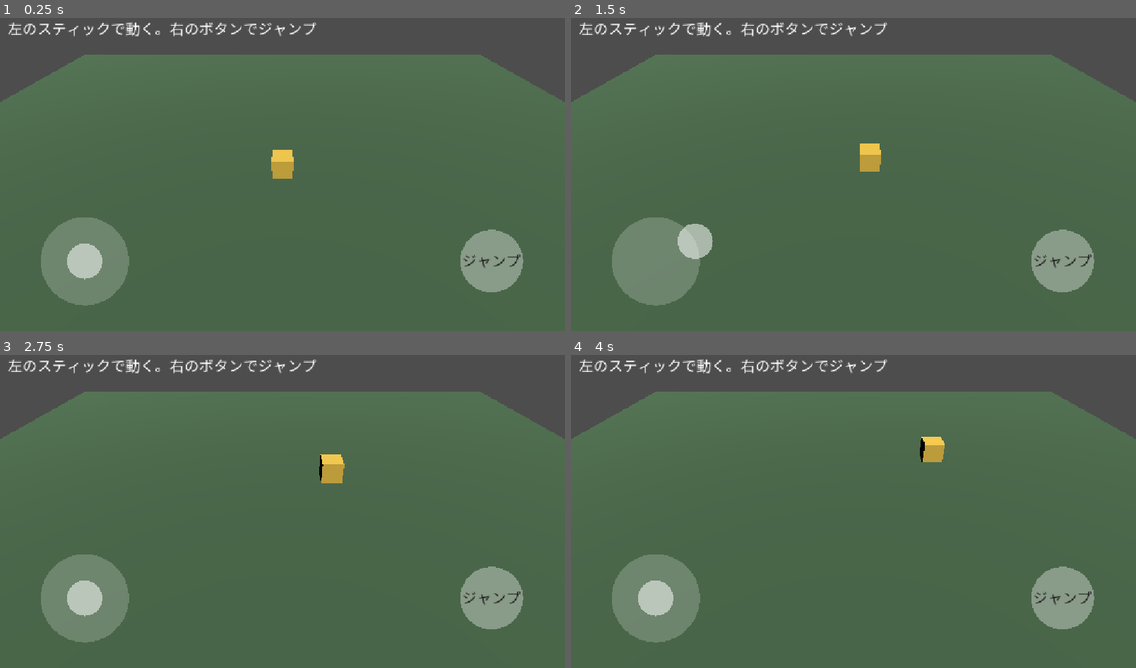
Above: before the commit, frames 1-4 (two rows, left to right).
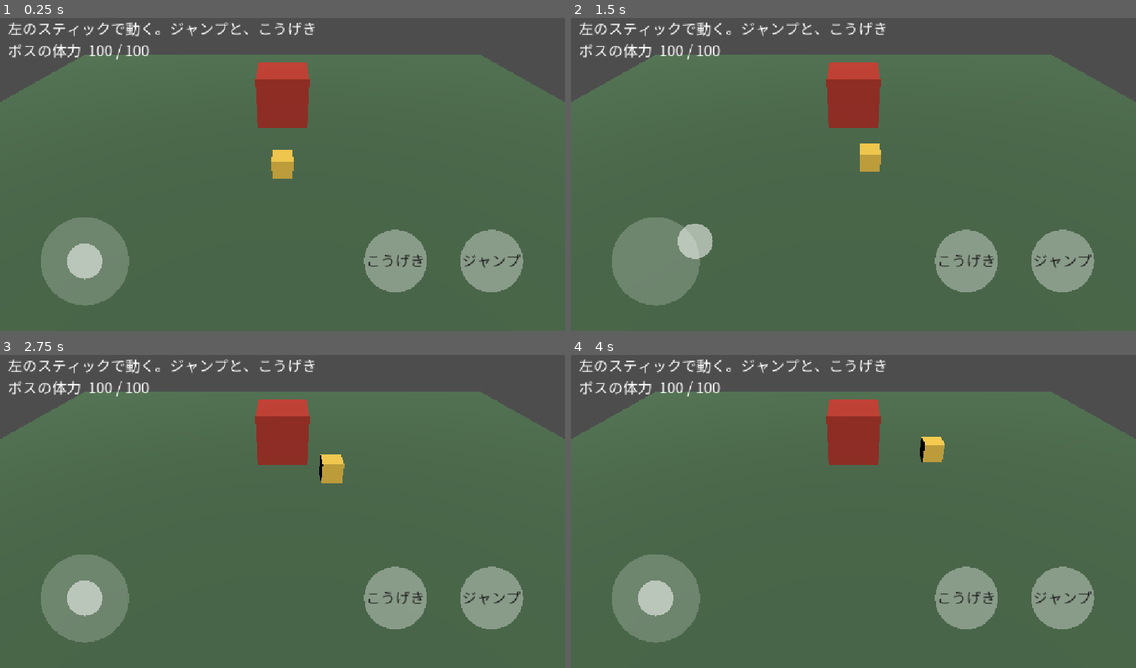
Above: after the commit, the same moments.

Repository: koyoy1016-gif/bigbusters-godot
Game: Godot game, scene res://scenes/prototype/stick_prototype.tscn
Same seed, same stepped clock (60 frames per second), same inputs: the game is played once before the commit and once after it. This scene is started directly instead of the project's main scene.
Inputs (mouse positions are in pixels of both pictures, inside the frame that each line leads up to):
- Up to frame 1 (0.25 s): no input
- Up to frame 2 (1.5 s): tap Enter at 0.5 s; move the mouse to (977, 155) at 0.52 s; tap 1 at 0.6 s; click (977, 155) at 0.67 s; drag from (740, 187) to (825, 237) at 1.27 s
- Up to frame 3 (2.75 s): move the mouse to (339, 439) at 2.02 s; tap 1 at 2.1 s; click (339, 439) at 2.17 s
- Up to frame 4 (4 s): drag from (825, 574) to (684, 461) at 2.77 s; move the mouse to (1023, 558) at 3.52 s; tap 1 at 3.6 s; click (1023, 558) at 3.67 s

The runs differ from the first frame. In frame 1, 4.4% of the frame differs, in the area x 1-76%, y 1-88%; in frame 2, 4.4%; in frame 3, 4.4%; in frame 4, 4.4%.

Commit message:
試作（2つ目）：ボスを置き、こうげきで当てる。体力が0で倒す
- ボス（仮の箱）、体力100、こうげきボタン、待ち時間、当たったときの色の変化
- ダメージの計算は scripts/combat/damage.gd の1か所
- テスト：Godot 全10本、Node 31項目（合格）

Co-Authored-By: Claude Haiku 5.5 <noreply@anthropic.com>
Claude-Session: https://claude.ai/code/session_01U5QjkxQPQVJ9bA9eQTVgJt

Diff:
--- a/data/prototype_stick.json
+++ b/data/prototype_stick.json
@@ -17,9 +17,23 @@
   "stick_radius_px": 90.0,
   "stick_dead_zone": 0.15,
   "button_center_frac": [0.87, 0.78],
+  "attack_center_frac": [0.7, 0.78],
   "button_radius_px": 64.0,
   "button_label": "ジャンプ",
-  "hint": "左のスティックで動く。右のボタンでジャンプ",
+  "attack_label": "こうげき",
+  "hint": "左のスティックで動く。ジャンプと、こうげき",
+  "boss_hp_label": "ボスの体力",
+  "win_text": "たおした",
+  "boss_hp": 100.0,
+  "boss_size": 3.0,
+  "boss_color": "#c0392b",
+  "boss_hit_color": "#ffffff",
+  "boss_position": [0.0, -6.0],
+  "attack_power": 10.0,
+  "attack_multiplier": 1.0,
+  "attack_reach": 2.0,
+  "attack_cooldown_sec": 0.4,
+  "hit_flash_sec": 0.15,
   "ui_font_path": "res://assets/fonts/NotoSansJP-Regular-subset.ttf",
   "ui_font_size": 30,
   "stick_base_color": "#ffffff33",
--- /dev/null
+++ b/scripts/combat/damage.gd
@@ -0,0 +1,18 @@
+extends RefCounted
+## 攻撃とダメージの計算。ダメージの計算は、この関数（damage_amount）だけで行う（CLAUDE.md ルール4）。
+## 数値（攻撃力、倍率、届く距離）は data/ のJSONから渡す。
+
+
+## 与えるダメージ。攻撃力に倍率をかける。0より小さくはしない
+static func damage_amount(attack: float, multiplier: float) -> float:
+	return maxf(0.0, attack * multiplier)
+
+
+## 体力からダメージを引く。0より小さくはしない
+static func apply_damage(hp: float, damage: float) -> float:
+	return maxf(0.0, hp - damage)
+
+
+## 攻撃する側と相手の、床の上（XZ）の距離が、届く距離以内か
+static func in_reach(attacker: Vector3, target: Vector3, reach: float) -> bool:
+	return Vector2(attacker.x - target.x, attacker.z - target.z).length() <= reach
--- a/scripts/prototype/stick_prototype.gd
+++ b/scripts/prototype/stick_prototype.gd
@@ -1,13 +1,16 @@
 extends Node3D
-## スティックの試作：横画面で、左のスティックで1人を動かし、右のボタンでジャンプする。
-## ボスはまだ置かない（次の工程）。数値は data/prototype_stick.json から読む。
-## 動きの計算は stick_math.gd にある。
+## スティックの試作（2つ目）：横画面で、左のスティックで1人を動かし、右のボタンでジャンプ、
+## こうげきボタンで、近くのボスに当てる。
+## 数値は data/prototype_stick.json。動きは stick_math.gd、ダメージは scripts/combat/damage.gd。
 
 const CONFIG_PATH := "res://data/prototype_stick.json"
 const StickMath := preload("res://scripts/prototype/stick_math.gd")
+const Damage := preload("res://scripts/combat/damage.gd")
 
 var config: Dictionary = {}
 var player: MeshInstance3D
+var boss: MeshInstance3D
+var boss_material: StandardMaterial3D
 var overlay: Control
 var font: Font
 var stick_vec := Vector2.ZERO
@@ -15,6 +18,10 @@
 var button_touch := -1
 var velocity_y := 0.0
 var ground_y := 0.0
+var boss_hp := 0.0
+var attack_cooldown := 0.0
+var hit_flash := 0.0
+var won := false
 
 
 static func load_config(path: String = CONFIG_PATH) -> Dictionary:
@@ -34,6 +41,7 @@
 		config = load_config()
 	font = load(str(config["ui_font_path"])) as Font
 	ground_y = float(config["player_size"]) * 0.5
+	boss_hp = float(config["boss_hp"])
 	_build_world()
 	_build_ui()
 
@@ -67,6 +75,19 @@
 	player.position = Vector3(0.0, ground_y, 0.0)
 	add_child(player)
 
+	# ボス（仮の箱）。位置は床の上の (x, z)
+	boss = MeshInstance3D.new()
+	boss.name = "Boss"
+	var boss_box := BoxMesh.new()
+	boss_box.size = Vector3.ONE * float(config["boss_size"])
+	boss_material = StandardMaterial3D.new()
+	boss_material.albedo_color = Color(str(config["boss_color"]))
+	boss_box.material = boss_material
+	boss.mesh = boss_box
+	var bp: Array = config["boss_position"]
+	boss.position = Vector3(bp[0], float(config["boss_size"]) * 0.5, bp[1])
+	add_child(boss)
+
 	var camera := Camera3D.new()
 	camera.name = "Camera"
 	camera.fov = float(config["camera_fov"])
@@ -92,6 +113,9 @@
 	var r := StickMath.jump_update(player.position.y, velocity_y, delta, float(config["gravity"]), ground_y)
 	player.position.y = r.x
 	velocity_y = r.y
+	attack_cooldown = maxf(0.0, attack_cooldown - delta)
+	hit_flash = maxf(0.0, hit_flash - delta)
+	boss_material.albedo_color = Color(str(config["boss_hit_color"])) if hit_flash > 0.0 else Color(str(config["boss_color"]))
 	overlay.queue_redraw()
 
 
@@ -106,11 +130,13 @@
 		handle_drag(event.index, event.position, screen)
 
 
-## 指が触れた。左の領域ならスティック、右の領域ならボタン（ジャンプ）
+## 指が触れた。左の領域ならスティック、こうげき、右の領域ならジャンプ
 func handle_press(index: int, pos: Vector2, screen: Vector2) -> void:
 	if stick_touch == -1 and pos.x < screen.x * float(config["stick_zone_max_x_frac"]):
 		stick_touch = index
 		stick_vec = _stick_input(pos, screen)
+	elif pos.distance_to(_attack_center(screen)) <= float(config["button_radius_px"]):
+		attack()
 	elif button_touch == -1 and pos.x >= screen.x * float(config["button_zone_min_x_frac"]):
 		button_touch = index
 		jump()
@@ -135,6 +161,22 @@
 		velocity_y = float(config["jump_speed"])
 
 
+## こうげき：ボスに届く距離にいて、待ち時間が終わっていれば当たる。倒したあとは当たらない
+func attack() -> bool:
+	if won or attack_cooldown > 0.0:
+		return false
+	var reach := float(config["attack_reach"]) + float(config["boss_size"]) * 0.5
+	if not Damage.in_reach(player.position, boss.position, reach):
+		return false
+	attack_cooldown = float(config["attack_cooldown_sec"])
+	boss_hp = Damage.apply_damage(boss_hp, Damage.damage_amount(float(config["attack_power"]), float(config["attack_multiplier"])))
+	hit_flash = float(config["hit_flash_sec"])
+	if boss_hp <= 0.0:
+		won = true
+		boss.visible = false
+	return true
+
+
 func _stick_input(pos: Vector2, screen: Vector2) -> Vector2:
 	return StickMath.stick_vector(pos, _stick_center(screen), float(config["stick_radius_px"]), float(config["stick_dead_zone"]))
 
@@ -149,20 +191,42 @@
 	return Vector2(screen.x * f[0], screen.y * f[1])
 
 
+func _attack_center(screen: Vector2) -> Vector2:
+	var f: Array = config["attack_center_frac"]
+	return Vector2(screen.x * f[0], screen.y * f[1])
+
+
+func _draw_centered(center: Vector2, text: String, color: Color) -> void:
+	var fs := int(config["ui_font_size"])
+	var w := font.get_string_size(text, HORIZONTAL_ALIGNMENT_LEFT, -1, fs).x
+	overlay.draw_string(font, center + Vector2(-w * 0.5, fs * 0.35), text, HORIZONTAL_ALIGNMENT_LEFT, -1, fs, color)
+
+
 func _draw_overlay() -> void:
 	var screen := overlay.size
+	var fs := int(config["ui_font_size"])
+	var text_color := Color(str(config["text_color"]))
+	var button_text := Color(str(config["button_text_color"]))
+	var r := float(config["stick_radius_px"])
 	var c := _stick_center(screen)
-	var r := float(config["stick_radius_px"])
 	overlay.draw_circle(c, r, Color(str(config["stick_base_color"])))
 	overlay.draw_circle(c + stick_vec * r, r * 0.4, Color(str(config["stick_knob_color"])))
 
+	var br := float(config["button_radius_px"])
+	var jump_color := str(config["button_pressed_color"]) if button_touch != -1 else str(config["button_color"])
 	var bc := _button_center(screen)
-	var pressed := button_touch != -1
-	var color := str(config["button_pressed_color"]) if pressed else str(config["button_color"])
-	overlay.draw_circle(bc, float(config["button_radius_px"]), Color(color))
-	var label := str(config["button_label"])
-	var fs := int(config["ui_font_size"])
-	var w := font.get_string_size(label, HORIZONTAL_ALIGNMENT_LEFT, -1, fs).x
-	overlay.draw_string(font, bc + Vector2(-w * 0.5, fs * 0.35), label, HORIZONTAL_ALIGNMENT_LEFT, -1, fs, Color(str(config["button_text_color"])))
-
-	overlay.draw_string(font, Vector2(16, fs * 1.4), str(config["hint"]), HORIZONTAL_ALIGNMENT_LEFT, -1, fs, Color(str(config["text_color"])))
+	overlay.draw_circle(bc, br, Color(jump_color))
+	_draw_centered(bc, str(config["button_label"]), button_text)
+
+	var ac := _attack_center(screen)
+	overlay.draw_circle(ac, br, Color(str(config["button_color"])))
+	_draw_centered(ac, str(config["attack_label"]), button_text)
+
+	overlay.draw_string(font, Vector2(16, fs * 1.4), str(config["hint"]), HORIZONTAL_ALIGNMENT_LEFT, -1, fs, text_color)
+	var hp_text := str(config["boss_hp_label"]) + "  " + str(ceili(boss_hp)) + " / " + str(int(config["boss_hp"]))
+	overlay.draw_string(font, Vector2(16, fs * 2.9), hp_text, HORIZONTAL_ALIGNMENT_LEFT, -1, fs, text_color)
+
+	if won:
+		var win := str(config["win_text"])
+		var w := font.get_string_size(win, HORIZONTAL_ALIGNMENT_LEFT, -1, fs * 2).x
+		overlay.draw_string(font, Vector2(screen.x * 0.5 - w * 0.5, screen.y * 0.4), win, HORIZONTAL_ALIGNMENT_LEFT, -1, fs * 2, text_color)
--- a/tests/test_stick_prototype.gd
+++ b/tests/test_stick_prototype.gd
@@ -3,6 +3,7 @@
 ## スティックの試作：計算（stick_math.gd）、数値（data/prototype_stick.json）、画面の動き、書き出しの設定。
 
 const StickMath := preload("res://scripts/prototype/stick_math.gd")
+const Damage := preload("res://scripts/combat/damage.gd")
 const SCENE := "res://scenes/prototype/stick_prototype.tscn"
 const SCREEN := Vector2(1280, 720)
 
@@ -61,6 +62,15 @@
 	var still := StickMath.jump_update(0.5, 0.0, 1.0 / 60.0, 20.0, 0.5)
 	check(is_equal_approx(still.x, 0.5) and is_equal_approx(still.y, 0.0), "地面にいて、速さ0なら、そのまま")
 
+	# ダメージの計算（damage.gd）
+	check(Damage.damage_amount(10.0, 1.0) == 10.0, "与えるダメージ：攻撃力×倍率")
+	check(Damage.damage_amount(-5.0, 1.0) == 0.0, "マイナスのダメージは0")
+	check(Damage.apply_damage(20.0, 5.0) == 15.0, "体力から、ダメージを引く")
+	check(Damage.apply_damage(5.0, 10.0) == 0.0, "体力は0より小さくならない")
+	check(Damage.in_reach(Vector3.ZERO, Vector3(0, 0, -3), 3.5), "届く距離の内側")
+	check(not Damage.in_reach(Vector3.ZERO, Vector3(0, 0, -4), 3.5), "届く距離の外側")
+	check(Damage.in_reach(Vector3(0, 5, 0), Vector3(0, 0, 0), 1.0), "高さは距離に入らない（床の上の距離）")
+
 	# 数値の設定
 	var cfg := FileAccess.get_file_as_string("res://data/prototype_stick.json")
 	var parsed: Variant = JSON.parse_string(cfg)
@@ -73,7 +83,7 @@
 		check(float(d["stick_zone_max_x_frac"]) <= float(d["button_zone_min_x_frac"]), "スティックとボタンの領域が重ならない")
 		var font := load(str(d["ui_font_path"])) as Font
 		check(font != null, "日本語のフォントが読める")
-		var text := str(d["hint"]) + str(d["button_label"])
+		var text := str(d["hint"]) + str(d["button_label"]) + str(d["attack_label"]) + str(d["boss_hp_label"]) + str(d["win_text"]) + "0123456789/"
 		var missing := ""
 		for ch in text:
 			if ch != " " and font != null and not font.has_char(ch.unicode_at(0)):
@@ -112,6 +122,36 @@
 		root.remove_child(scene)
 		scene.free()
 
+	# ボスへの攻撃
+	var packed2 := load(SCENE) as PackedScene
+	check(packed2 != null, "試作の画面が読める（攻撃）")
+	if packed2 != null:
+		var s2: Node = packed2.instantiate()
+		root.add_child(s2)
+		if s2.get_node_or_null("Boss") == null:
+			s2._ready()
+		check(s2.get_node_or_null("Boss") != null, "ボス（Boss）がいる")
+		var cfg2: Dictionary = s2.config
+		var hp0: float = s2.boss_hp
+		check(not s2.attack(), "遠いと、こうげきは当たらない")
+		check(s2.boss_hp == hp0, "遠いときは、ボスの体力は減らない")
+		s2.player.position = Vector3(0.0, s2.ground_y, float(cfg2["boss_position"][1]) + 2.0)
+		check(s2.attack(), "近くで、こうげきが当たる")
+		check(is_equal_approx(s2.boss_hp, hp0 - float(cfg2["attack_power"])), "当たると、攻撃力のぶん体力が減る")
+		check(not s2.attack(), "待ち時間の内は、もう一度は当たらない")
+		s2.attack_cooldown = 0.0
+		var attack_at: Vector2 = Vector2(SCREEN.x * cfg2["attack_center_frac"][0], SCREEN.y * cfg2["attack_center_frac"][1])
+		s2.handle_press(5, attack_at, SCREEN)
+		check(s2.button_touch == -1 and s2.velocity_y == 0.0, "こうげきのボタンは、ジャンプにならない")
+		s2.handle_release(5)
+		s2.attack_cooldown = 0.0
+		s2.boss_hp = 5.0
+		check(s2.attack() and s2.won and not s2.boss.visible, "体力を0にすると、勝ちになり、ボスが消える")
+		s2.attack_cooldown = 0.0
+		check(not s2.attack(), "倒したあとは、こうげきが当たらない")
+		root.remove_child(s2)
+		s2.free()
+
 	# 書き出しの設定
 	var project := FileAccess.get_file_as_string("res://project.godot")
 	check(project.contains('run/main_scene.stick_prototype="res://scenes/prototype/stick_prototype.tscn"'), "機能タグ stick_prototype で、この画面が開く")
Not shown, changed: NOTES.md
